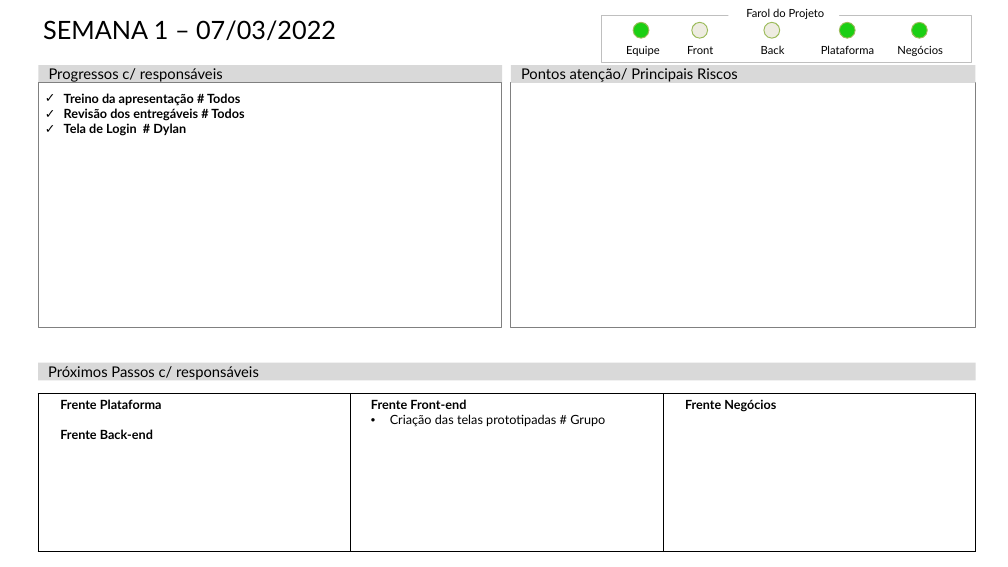
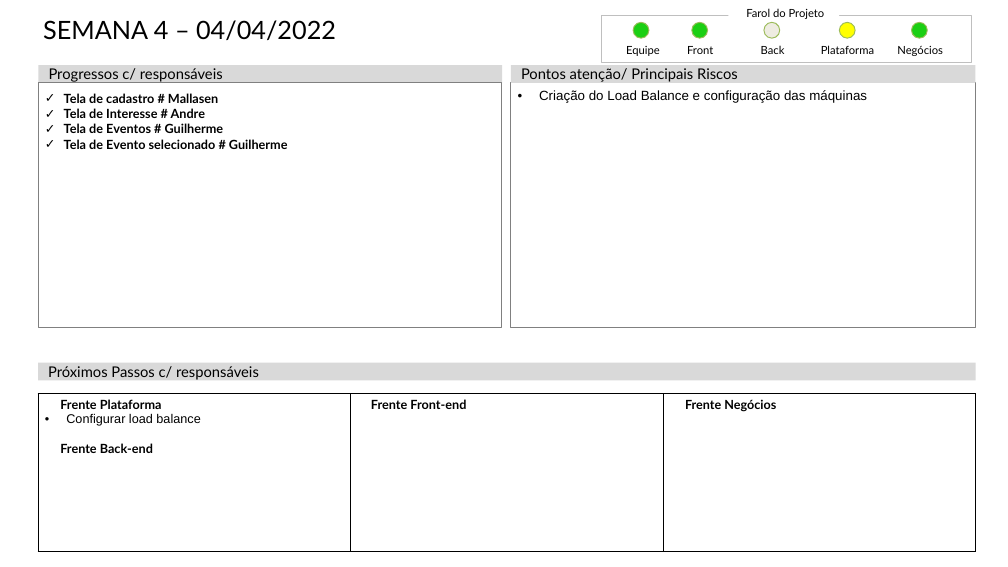
Before and after one commit to AndreSntos/KnowU, a slide deck: slide 2 of Documentos/Status Report/status-report-grupo5.pptx. Drawn at 1008x567 pixels with LibreOffice and Linux fonts; fonts in the diff are those of the drawing; background and template pictures are left out. Boxes give left, top, right and bottom in pixels: in the first picture for what was removed or moved away, otherwise in the second. Text is boxed around its words. In the diff, an @@ line names an element or a change of style, - is before the commit and + after.

```diff
--- a/Documentos/Status Report/status-report-grupo5.pptx
+++ b/Documentos/Status Report/status-report-grupo5.pptx
@@ text at <box>43,20,336,40</box>: text changed @@
-SEMANA 1 – 07/03/2022
+SEMANA 4 – 04/04/2022
@@ ellipse at <box>692,23,708,38</box>: fill #EEECE1 to #1BCF13 @@
@@ ellipse at <box>839,23,855,38</box>: fill #1BCF13 to #FFFF00 @@
@@ text in rectangle at <box>64,93,288,149</box>: text changed @@
-✓ Treino da apresentação # Todos
-✓ Revisão dos entregáveis # Todos
-✓ Tela de Login # Dylan
+✓ Tela de cadastro # Mallasen
+✓ Tela de Interesse # Andre
+✓ Tela de Eventos # Guilherme
+✓ Tela de Evento selecionado # Guilherme
@@ text added at <box>539,90,867,103</box>, 14 pt, text #000000 @@
+• Criação do Load Balance e configuração das máquinas
@@ table at <box>38,394,976,551</box> @@
-row 1, column 1: Frente Plataforma / Frente Back-end
+row 1, column 1: Frente Plataforma / Configurar load balance / Frente Back-end
-row 1, column 2: Frente Front-end / Criação das telas prototipadas # Grupo
+row 1, column 2: Frente Front-end
```
Also in this commit, not shown: 26 other files.
